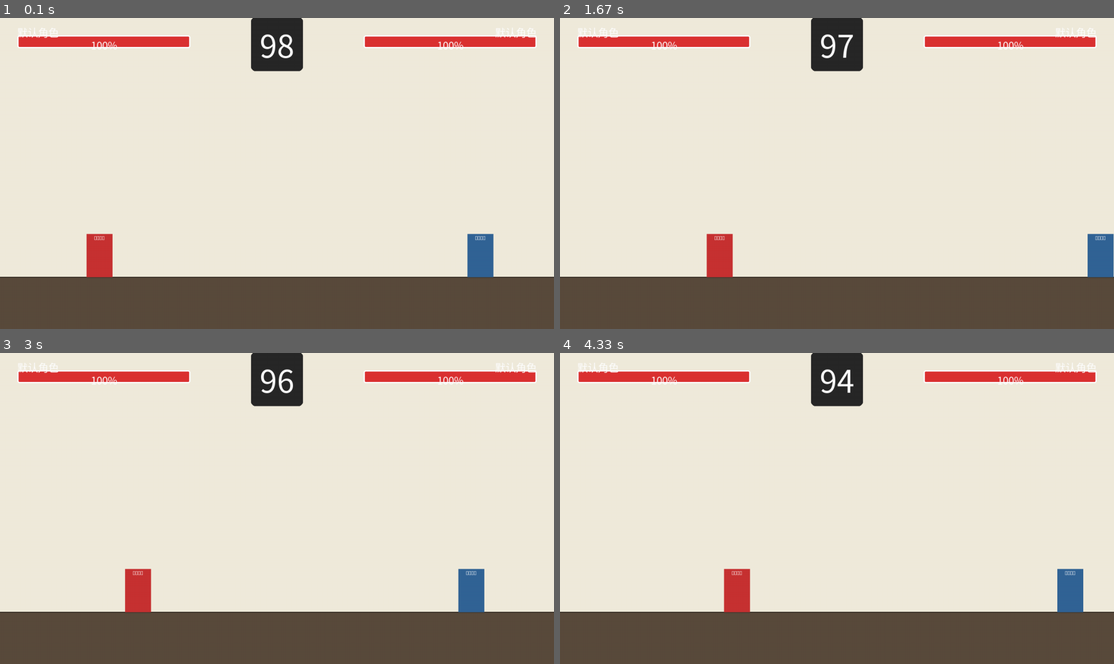
Above: before the commit, frames 1-4 (two rows, left to right).
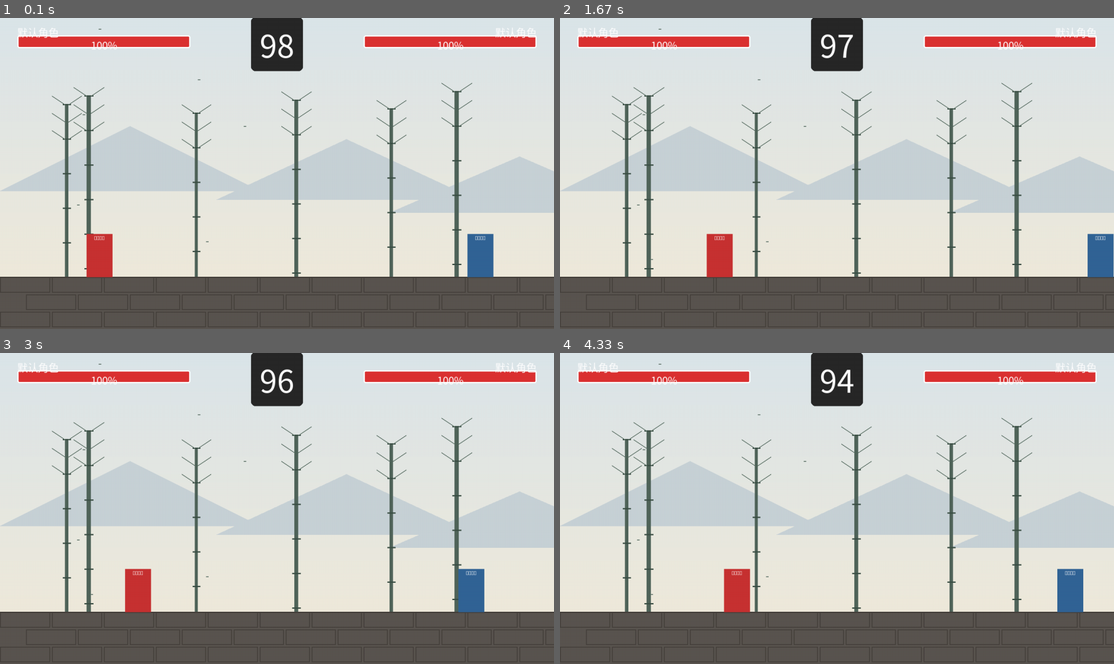
Above: after the commit, the same moments.

Repository: BreezeRidge/chinese-fighter
Game: pygame game, started from src/main.py
Same seed, same stepped clock (60 frames per second), same inputs: the game is played once before the commit and once after it.
Inputs:
- Up to frame 1 (0.1 s): no input
- Up to frame 2 (1.67 s): tap E at 0.33 s; hold Right 0.67-1.13 s; hold D 0.67-1.13 s; tap F at 1.5 s
- Up to frame 3 (3 s): hold Right 1.83-2.3 s; hold D 1.83-2.3 s; hold Left 2.33-2.87 s; hold A 2.33-2.87 s; hold Left from 2.9 s (still down); hold A from 2.9 s (still down)
- Up to frame 4 (4.33 s): release Left at 3.3 s; release A at 3.3 s; hold Right from 3.73 s (still down); hold D from 3.73 s (still down)

The runs differ from the first frame. In frame 1, 15% of the frame differs, in the area x 0-100%, y 3-84%; in frame 2, 15%; in frame 3, 15%; in frame 4, 15%.

Commit message:
feat: v0.4.0 - 水墨画风格场景渲染系统
新增功能：
- 场景渲染系统（scene.py，267行）
- 竹林场景（水墨画风格）
  * 天空渐变（淡青到米白）
  * 远景山峦剪影（三层叠加）
  * 中景竹林（6棵竹子+竹节+竹叶）
  * 青石板地面（交错砖块纹理）
  * 飘落竹叶装饰
- 武馆场景（备选）
  * 木质墙壁+木纹理
  * 木地板纹理

技术实现：
- 渐变算法（天空颜色过渡）
- 多边形剪影（山峦）
- 程序生成纹理（竹节、石板）
- 场景切换接口（可扩展）

美术风格：
- 中式水墨画风格
- 淡雅配色（墨绿、淡青、米白）
- 层次分明（远中近三景）

代码量：+267行

Diff:
--- a/src/main.py
+++ b/src/main.py
@@ -1,12 +1,15 @@
 """
 武林争霸 - 主程序
 重构：模块化设计，UI组件分离，提升可读性
+v0.3.0: 特殊招式系统
+v0.4.0: 场景美术升级
 """
 import pygame
 import sys
 from fighter import Fighter, FighterState
 from config import *
 from ui import UIManager
+from scene import SceneRenderer  # 新增：场景渲染器
 
 
 class GameState:
@@ -32,6 +35,9 @@
 
         # UI管理器
         self.ui = UIManager(self.screen)
+
+        # 场景渲染器
+        self.scene = SceneRenderer("bamboo_forest")  # 默认竹林场景
 
         # 游戏状态
         self.state = GameState.FIGHTING  # 暂时直接进入战斗，后续添加菜单
@@ -161,9 +167,8 @@
 
     def render(self):
         """渲染画面"""
-        # 背景
-        self.screen.fill(Color.BG)
-        self._draw_ground()
+        # 场景背景（替换纯色背景）
+        self.scene.render(self.screen)
 
         # 角色
         self.screen.blit(self.player1.image, self.player1.rect)
--- /dev/null
+++ b/src/scene.py
@@ -0,0 +1,219 @@
+"""
+场景渲染系统
+职责：绘制游戏场景背景、地面装饰、环境元素
+"""
+import pygame
+from typing import Optional
+from config import WINDOW_WIDTH, WINDOW_HEIGHT, GROUND_Y, Color
+
+
+class SceneRenderer:
+    """
+    场景渲染器
+    负责绘制水墨画风格的中式场景
+    """
+
+    def __init__(self, scene_type: str = "bamboo_forest"):
+        """
+        初始化场景渲染器
+
+        Args:
+            scene_type: 场景类型（"bamboo_forest", "dojo", "mountain"）
+        """
+        self.scene_type = scene_type
+        self.parallax_offset = 0  # 视差滚动偏移量
+
+    def draw_bamboo_forest(self, surface: pygame.Surface):
+        """
+        绘制竹林场景（水墨画风格）
+
+        设计：
+        - 远景：淡墨山峦
+        - 中景：竹林剪影
+        - 近景：竹子细节
+        - 地面：青石板路
+        """
+        # 天空渐变（淡青色到米白）
+        self._draw_sky_gradient(surface,
+                               top_color=(220, 230, 235),
+                               bottom_color=(240, 235, 220))
+
+        # 远景：山峦剪影（淡墨）
+        self._draw_distant_mountains(surface)
+
+        # 中景：竹林（深墨）
+        self._draw_bamboo_grove(surface)
+
+        # 地面：青石板
+        self._draw_stone_ground(surface)
+
+        # 前景：飘落的竹叶
+        self._draw_falling_leaves(surface)
+
+    def draw_dojo(self, surface: pygame.Surface):
+        """
+        绘制武馆场景
+
+        设计：
+        - 背景：木质墙壁
+        - 装饰：对联、匾额
+        - 地面：木地板
+        """
+        # 墙壁（暖色调）
+        wall_color = (180, 150, 120)
+        pygame.draw.rect(surface, wall_color, (0, 0, WINDOW_WIDTH, GROUND_Y))
+
+        # 木纹理（简化）
+        for i in range(0, WINDOW_WIDTH, 200):
+            pygame.draw.line(surface, (160, 130, 100),
+                           (i, 0), (i, GROUND_Y), 2)
+
+        # 地面：木地板
+        floor_color = (140, 110, 80)
+        pygame.draw.rect(surface, floor_color,
+                        (0, GROUND_Y, WINDOW_WIDTH, WINDOW_HEIGHT - GROUND_Y))
+
+        # 地板纹理
+        for i in range(GROUND_Y, WINDOW_HEIGHT, 40):
+            pygame.draw.line(surface, (120, 90, 60),
+                           (0, i), (WINDOW_WIDTH, i), 2)
+
+    def _draw_sky_gradient(self, surface: pygame.Surface,
+                          top_color: tuple, bottom_color: tuple):
+        """绘制天空渐变"""
+        height = GROUND_Y
+        for y in range(height):
+            ratio = y / height
+            r = int(top_color[0] + (bottom_color[0] - top_color[0]) * ratio)
+            g = int(top_color[1] + (bottom_color[1] - top_color[1]) * ratio)
+            b = int(top_color[2] + (bottom_color[2] - top_color[2]) * ratio)
+            pygame.draw.line(surface, (r, g, b), (0, y), (WINDOW_WIDTH, y))
+
+    def _draw_distant_mountains(self, surface: pygame.Surface):
+        """绘制远景山峦（三角形剪影）"""
+        mountain_color = (200, 210, 215)  # 淡墨色
+
+        # 山峰1
+        points1 = [
+            (0, GROUND_Y - 200),
+            (300, GROUND_Y - 350),
+            (600, GROUND_Y - 200)
+        ]
+        pygame.draw.polygon(surface, mountain_color, points1)
+
+        # 山峰2
+        points2 = [
+            (500, GROUND_Y - 180),
+            (800, GROUND_Y - 320),
+            (1100, GROUND_Y - 180)
+        ]
+        pygame.draw.polygon(surface, mountain_color, points2)
+
+        # 山峰3
+        points3 = [
+            (900, GROUND_Y - 150),
+            (1200, GROUND_Y - 280),
+            (1500, GROUND_Y - 150)
+        ]
+        pygame.draw.polygon(surface, mountain_color, points3)
+
+    def _draw_bamboo_grove(self, surface: pygame.Surface):
+        """绘制竹林中景"""
+        bamboo_color = (80, 100, 90)  # 深墨绿
+
+        # 竹子位置（随机分布，但固定）
+        bamboo_positions = [
+            (150, GROUND_Y - 400, 8, 400),   # (x, y, width, height)
+            (200, GROUND_Y - 420, 10, 420),
+            (450, GROUND_Y - 380, 7, 380),
+            (680, GROUND_Y - 410, 9, 410),
+            (900, GROUND_Y - 390, 8, 390),
+            (1050, GROUND_Y - 430, 10, 430),
+        ]
+
+        for x, y, width, height in bamboo_positions:
+            # 竹竿
+            pygame.draw.rect(surface, bamboo_color,
+                           (x, y, width, height))
+
+            # 竹节（每80像素一个）
+            for node_y in range(y, y + height, 80):
+                pygame.draw.line(surface, (60, 80, 70),
+                               (x - 5, node_y), (x + width + 5, node_y), 3)
+
+            # 竹叶（简化为几条线）
+            leaf_color = (100, 120, 110)
+            for i in range(3):
+                leaf_y = y + i * 40
+                # 左侧竹叶
+                pygame.draw.line(surface, leaf_color,
+                               (x, leaf_y), (x - 30, leaf_y - 20), 2)
+                # 右侧竹叶
+                pygame.draw.line(surface, leaf_color,
+                               (x + width, leaf_y), (x + width + 30, leaf_y - 20), 2)
+
+    def _draw_stone_ground(self, surface: pygame.Surface):
+        """绘制青石板地面"""
+        # 基础地面
+        ground_color = (90, 85, 80)
+        pygame.draw.rect(surface, ground_color,
+                        (0, GROUND_Y, WINDOW_WIDTH, WINDOW_HEIGHT - GROUND_Y))
+
+        # 石板纹理（矩形块）
+        stone_border = (70, 65, 60)
+        block_width = 120
+        block_height = 40
+
+        y_offset = GROUND_Y
+        for row in range(3):
+            x_offset = (row % 2) * 60  # 交错排列
+            for col in range(WINDOW_WIDTH // block_width + 2):
+                x = col * block_width + x_offset
+                y = y_offset + row * block_height
+
+                # 石块边框
+                pygame.draw.rect(surface, stone_border,
+                               (x, y, block_width - 4, block_height - 4), 2)
+
+        # 地面装饰线（分隔线）
+        pygame.draw.line(surface, (70, 65, 60),
+                        (0, GROUND_Y), (WINDOW_WIDTH, GROUND_Y), 3)
+
+    def _draw_falling_leaves(self, surface: pygame.Surface):
+        """绘制飘落的竹叶（简化为小矩形）"""
+        import random
+        random.seed(42)  # 固定随机种子，保持一致
+
+        leaf_color = (100, 120, 110)
+        for i in range(8):
+            x = random.randint(0, WINDOW_WIDTH)
+            y = random.randint(0, GROUND_Y)
+            # 简化为小矩形
+            pygame.draw.rect(surface, leaf_color, (x, y, 6, 2))
+
+    def render(self, surface: pygame.Surface):
+        """
+        渲染当前场景
+
+        Args:
+            surface: pygame.Surface 渲染目标
+        """
+        if self.scene_type == "bamboo_forest":
+            self.draw_bamboo_forest(surface)
+        elif self.scene_type == "dojo":
+            self.draw_dojo(surface)
+        else:
+            # 默认：简单背景
+            surface.fill(Color.BG)
+            pygame.draw.rect(surface, Color.GROUND,
+                           (0, GROUND_Y, WINDOW_WIDTH, WINDOW_HEIGHT - GROUND_Y))
+
+    def update(self, dt: float):
+        """
+        更新场景动画（视差滚动等）
+
+        Args:
+            dt: delta time（秒）
+        """
+        # 预留：后续实现视差滚动
+        pass
Not shown, added: docs/v0.3.0_SUMMARY.md
